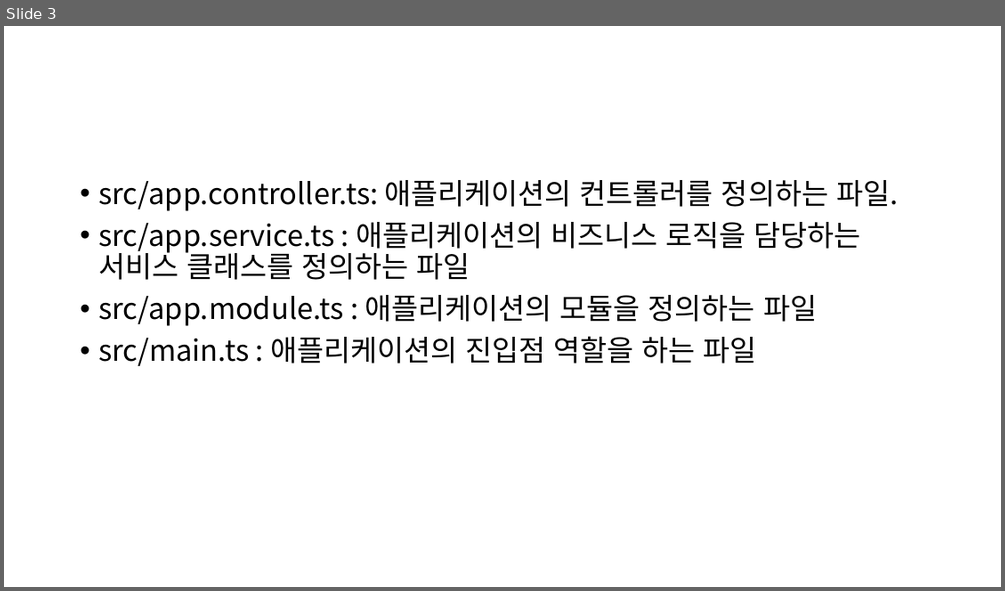
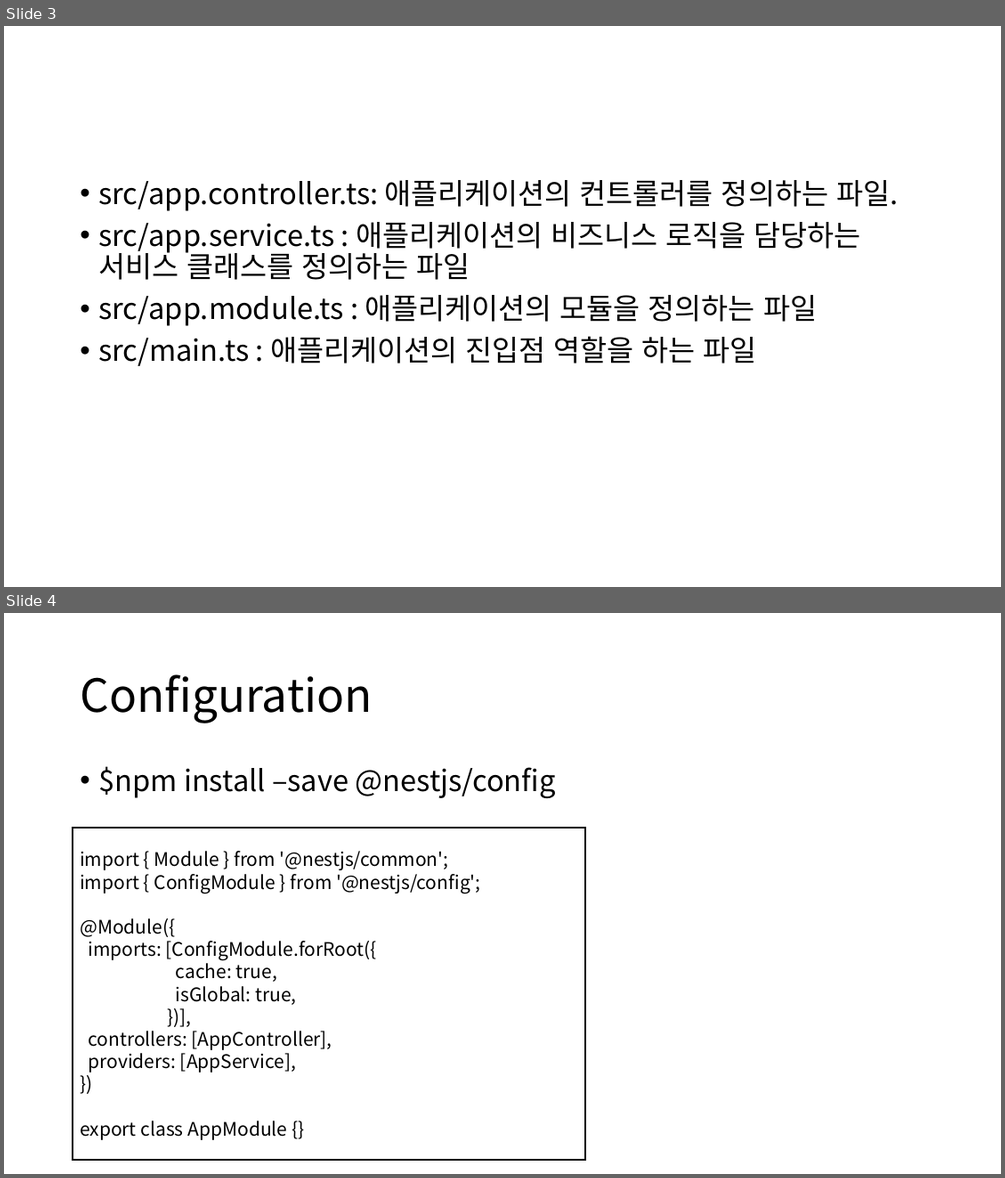
Before and after one commit to 92-seok/wooboWEB-NextJS-migration-, a slide deck: doc/개발환경_설치매뉴얼(Nest.JS).pptx. Shown one above the other, each under a label of ours: slide 3 before the commit, slides 3 and 4 after it. The pictures are 1005x591 and 1005x1178 pixels, drawn with LibreOffice and Linux fonts; fonts in the diff are those of the drawing. Boxes give left, top, right and bottom in pixels: in the first picture for what was removed or moved away, otherwise in the second. Text is boxed around its words. In the diff, an @@ line names an element or a change of style, - is before the commit and + after.

```diff
--- a/doc/개발환경_설치매뉴얼(Nest.JS).pptx
+++ b/doc/개발환경_설치매뉴얼(Nest.JS).pptx
@@ slide 4 added at bbox=[4, 613, 1001, 1174], background #FFFFFF @@
@@ title added at bbox=[80, 674, 372, 723], 44 pt, text #000000 @@
+Configuration
@@ text added at bbox=[98, 766, 556, 798], 28 pt, text #000000 @@
+• $npm install –save @nestjs/config
@@ rectangle added at bbox=[73, 827, 585, 1159], fill #FFFFFF, outline #000000 1.5 pt, 18 pt, text #000000 @@
+import { Module } from '@nestjs/common';
+import { ConfigModule } from '@nestjs/config';
+@Module({
+imports: [ConfigModule.forRoot({
+cache: true,
+isGlobal: true,
+})],
+controllers: [AppController],
+providers: [AppService],
+})
+export class AppModule {}
```
Also in this commit, not shown: 2 other slides added, 2 other files.
